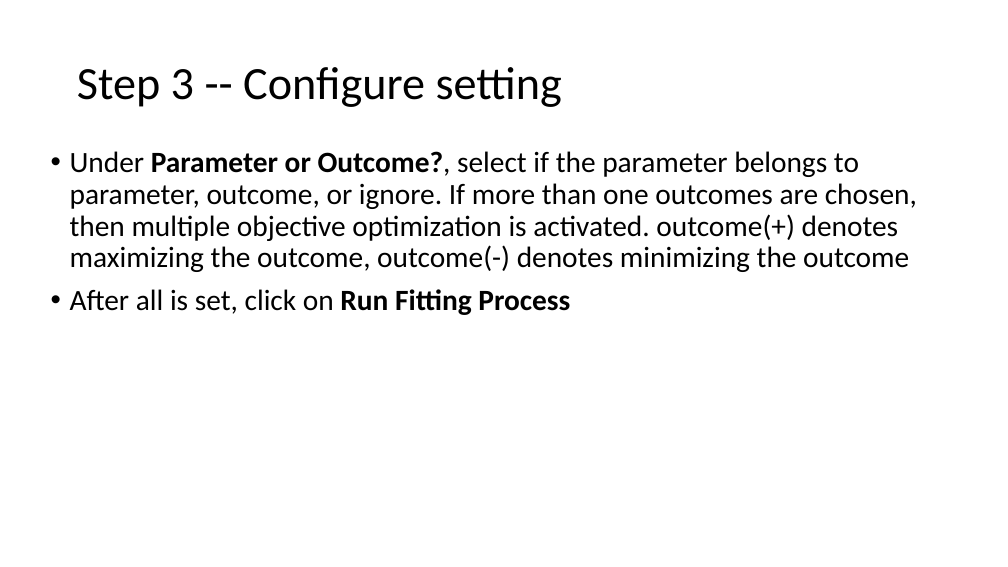
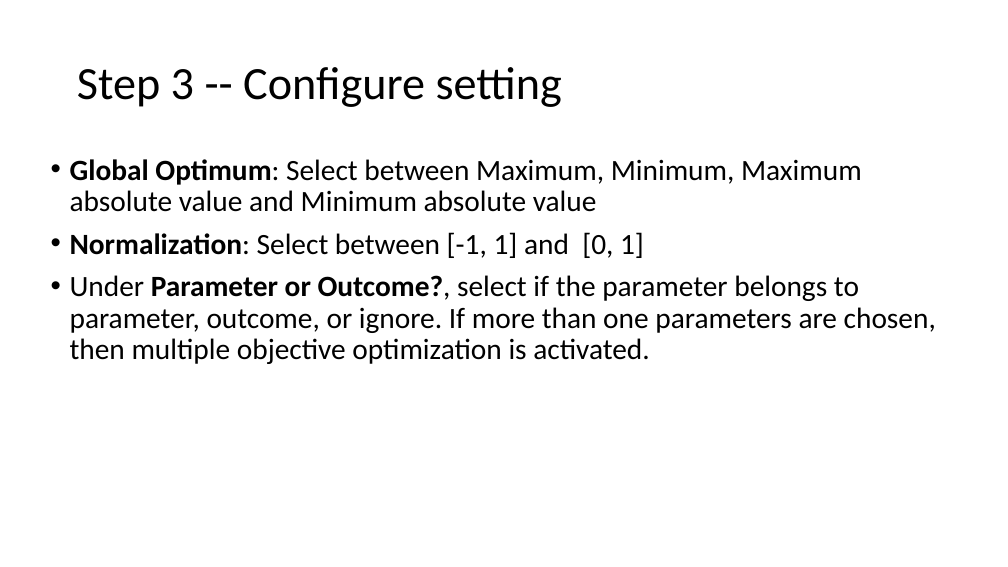
Before and after one commit to cuzno200161/CSR-software, a slide deck: slide 10 of CSR APP Instruction.pptx (slide 12 before the commit). Drawn at 1008x567 pixels with LibreOffice and Linux fonts; fonts in the diff are those of the drawing. Boxes give left, top, right and bottom in pixels: in the first picture for what was removed or moved away, otherwise in the second. Text is boxed around its words. In the diff, an @@ line names an element or a change of style, - is before the commit and + after.

Commit message:
updated slides

```diff
--- a/CSR APP Instruction.pptx
+++ b/CSR APP Instruction.pptx
@@ text at bbox=[70, 159, 936, 364]: text changed @@
-• Under Parameter or Outcome?, select if the parameter belongs to parameter, outcome, or ignore. If more than one outcomes are chosen, then multiple objective optimization is activated. outcome(+) denotes maximizing the outcome, outcome(-) denotes minimizing the outcome
-• After all is set, click on Run Fitting Process
+• Global Optimum: Select between Maximum, Minimum, Maximum absolute value and Minimum absolute value
+• Normalization: Select between [-1, 1] and [0, 1]
+• Under Parameter or Outcome?, select if the parameter belongs to parameter, outcome, or ignore. If more than one parameters are chosen, then multiple objective optimization is activated.
```
Also in this commit, not shown: 2 other slides changed, 1 slide removed, 1 other file.
